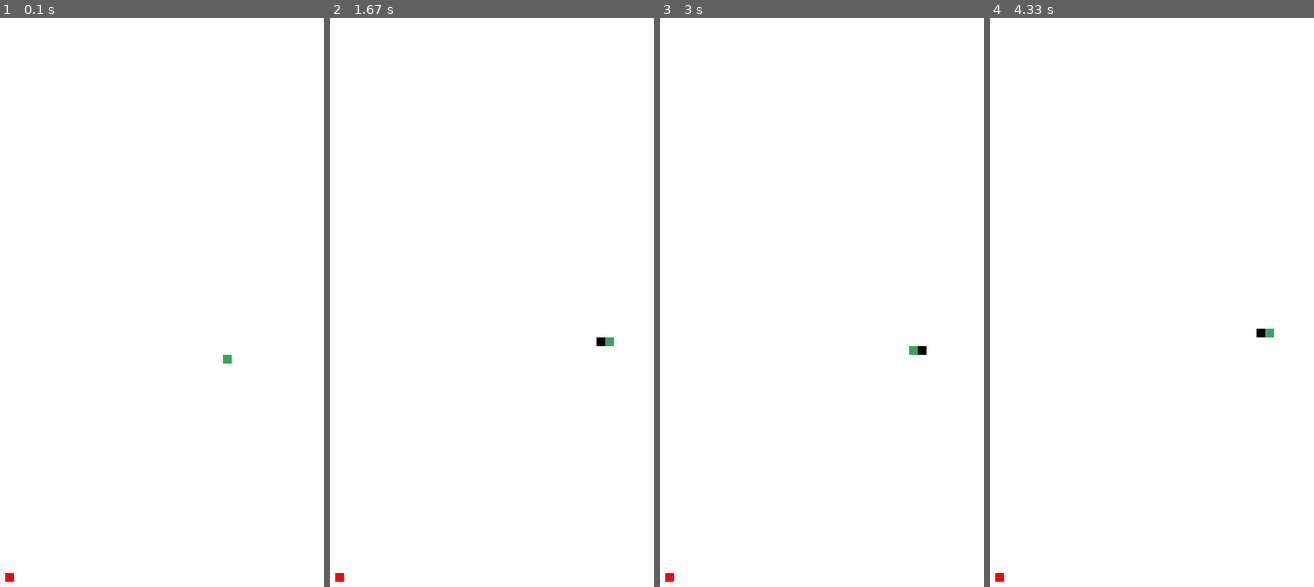
Above: before the commit, frames 1-4 (left to right).
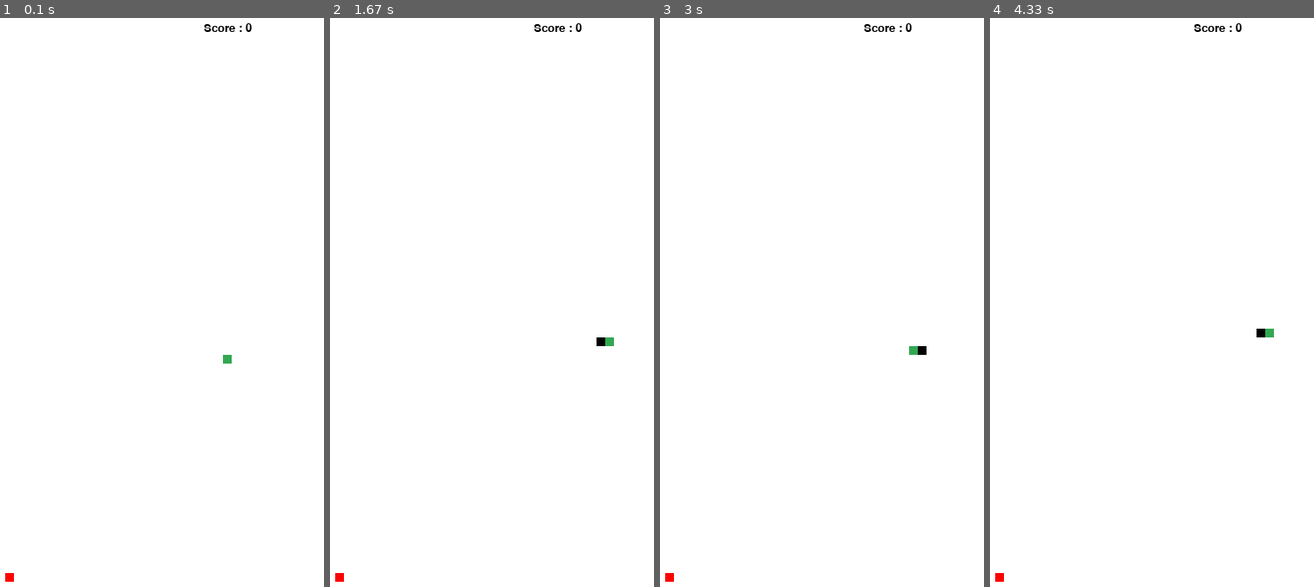
Above: after the commit, the same moments.

Repository: mcastre1/pygame
Game: pygame game, started from snake_game/main.py
Same seed, same stepped clock (60 frames per second), same inputs: the game is played once before the commit and once after it.
Inputs:
- Up to frame 1 (0.1 s): no input
- Up to frame 2 (1.67 s): hold Right 0.33-0.8 s; hold Up 0.83-1.3 s; hold Right from 1.33 s (still down)
- Up to frame 3 (3 s): release Right at 1.8 s; hold Left 1.83-2.37 s; hold Down 2.4-2.7 s; hold Left from 2.73 s (still down)
- Up to frame 4 (4.33 s): release Left at 3.13 s; hold Up 3.17-3.53 s; hold Right 3.57-4.2 s; hold Down from 4.23 s (still down)

The runs differ from the first frame. In frame 1, 0.1% of the frame differs, in the area x 62-78%, y 0-3%; in frame 2, 0.1%; in frame 3, 0.1%; in frame 4, 0.1%.

Commit message:
Added a way to update snakes score after eating an apple

Diff:
--- a/snake_game/gameState.py
+++ b/snake_game/gameState.py
@@ -14,6 +14,8 @@
         self.update_head = pygame.USEREVENT + 1
         self.timer_speed = 200
         self.init = True
+        self.head = Head(SCREEN_WIDTH/2, SCREEN_HEIGHT/2)
+        self.font = pygame.font.Font(None, 20)
 
     def state_manager(self):
         if self.state == "play":
@@ -22,9 +24,6 @@
             self.play()
 
     def play_init(self):
-        # Sprites
-        self.head = Head(SCREEN_WIDTH/2, SCREEN_HEIGHT/2)
-
         # Add sprites to groups
         self.head_group.add(self.head)
 
@@ -71,8 +70,18 @@
         self.body_group.draw(self.screen)
 
         self.checkCollision()
+        self.updateScore()
 
         pygame.display.update()
+
+    def updateScore(self):
+        text = self.font.render(f'Score : {self.head.score}', True, 'Black')
+        text_rect = text.get_rect()
+
+        text_rect.center = (SCREEN_WIDTH/2, 20)
+
+        self.screen.blit(text, text_rect)
+
 
     def checkCollision(self):
         for body in self.body_group:
@@ -83,6 +92,8 @@
             if self.head.rect.colliderect(pickup.rect):
                 pickup.kill()
                 self.spawnApple()
+
+                # Creating a new body part once an apple has been collided against.
                 if len(self.body_group) == 0:
                     if self.head.direction == 'Right':
                         self.body_group.add(Body(self.head.pos_x - SIZE, self.head.pos_y, self.head.direction))
@@ -104,6 +115,8 @@
                     elif self.head.direction == 'Down':
                         self.body_group.add(Body(tail.pos_x, tail.pos_y - SIZE, tail.direction))
 
+                self.head.add_score(10)
+
 
 
     def spawnApple(self):
--- a/snake_game/sprites/head.py
+++ b/snake_game/sprites/head.py
@@ -12,6 +12,7 @@
         self.image.fill(GREEN)
         self.speed = SNAKE_SPEED
         self.direction = 'Right'
+        self.score = 0
 
     def update(self):
         if self.direction == 'Right':
@@ -31,3 +32,9 @@
 
     def draw(self):
         pygame.display.get_surface().blit(self.image, self.rect)
+
+    def add_score(self, score):
+        self.score += score
+
+    def get_score(self):
+        return int(self.score)
